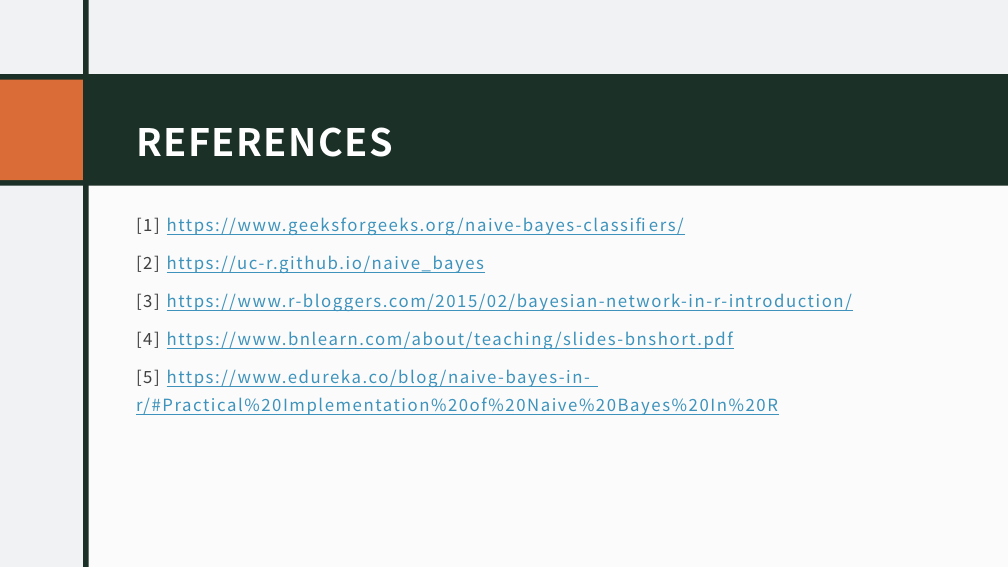
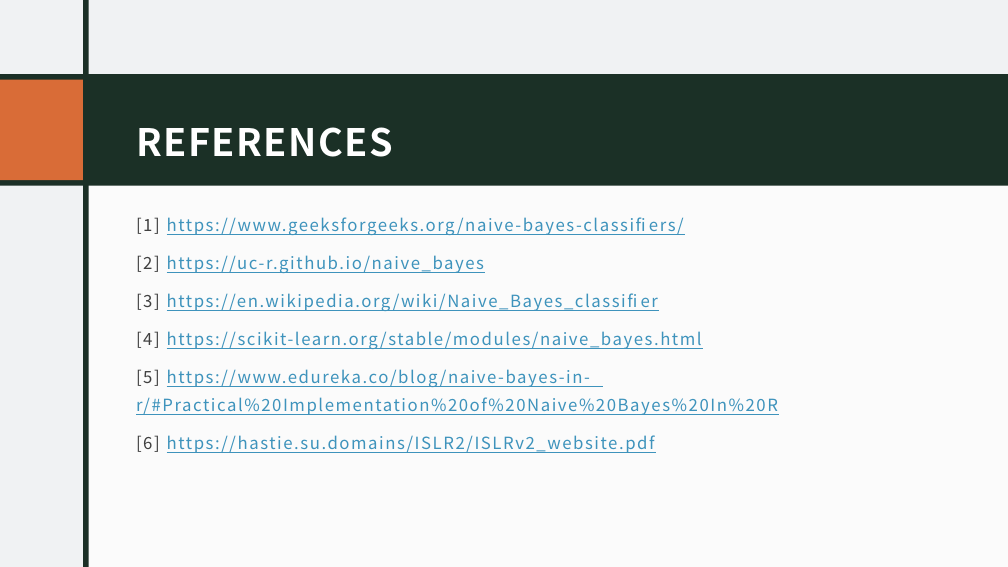
Before and after one commit to bprudil/INFO-523-Final-Project-, a slide deck: slide 10 of Final Presentation .pptx (slide 11 before the commit). Drawn at 1008x567 pixels with LibreOffice and Linux fonts; fonts in the diff are those of the drawing. Boxes give left, top, right and bottom in pixels: in the first picture for what was removed or moved away, otherwise in the second. Text is boxed around its words. In the diff, an @@ line names an element or a change of style, - is before the commit and + after.

```diff
--- a/Final Presentation .pptx
+++ b/Final Presentation .pptx
@@ text at [136, 293, 702, 349]: text changed @@
-[3] https://www.r-bloggers.com/2015/02/bayesian-network-in-r-introduction/
-[4] https://www.bnlearn.com/about/teaching/slides-bnshort.pdf
+[3] https://en.wikipedia.org/wiki/Naive_Bayes_classifier
+[4] https://scikit-learn.org/stable/modules/naive_bayes.html
@@ text at [136, 435, 655, 453]: paragraph added @@
+[6] https://hastie.su.domains/ISLR2/ISLRv2_website.pdf
```
Also in this commit, not shown: 5 other slides changed, 1 slide removed, 2 other files.
